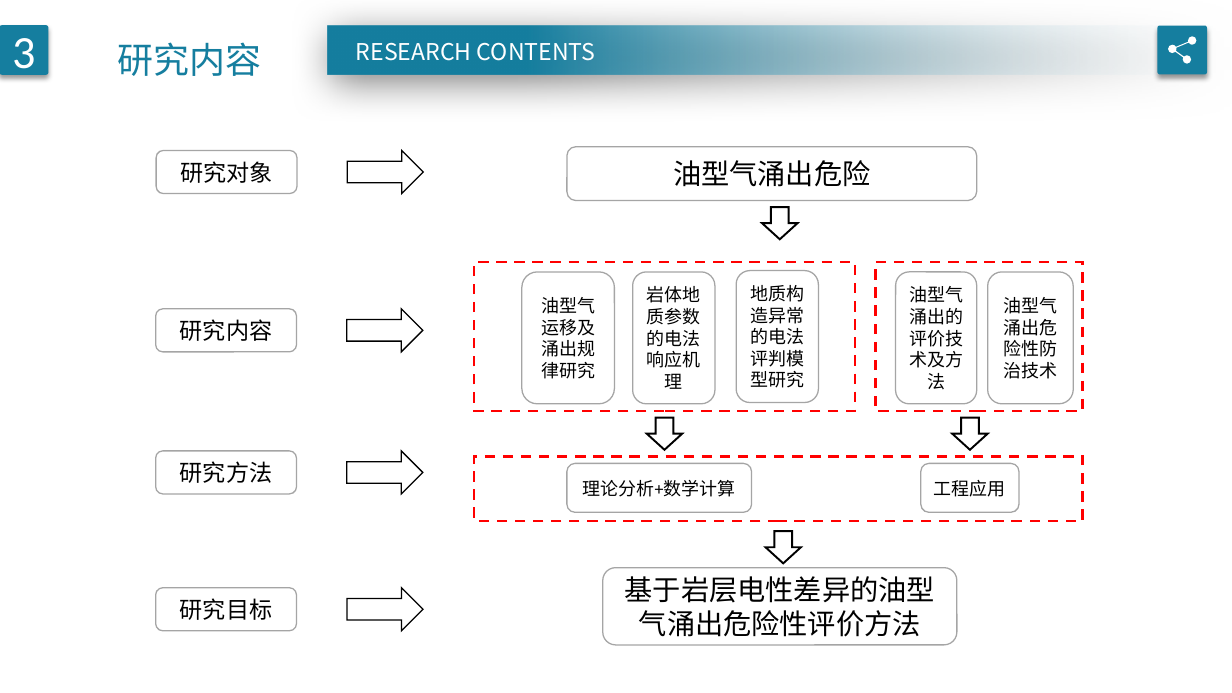
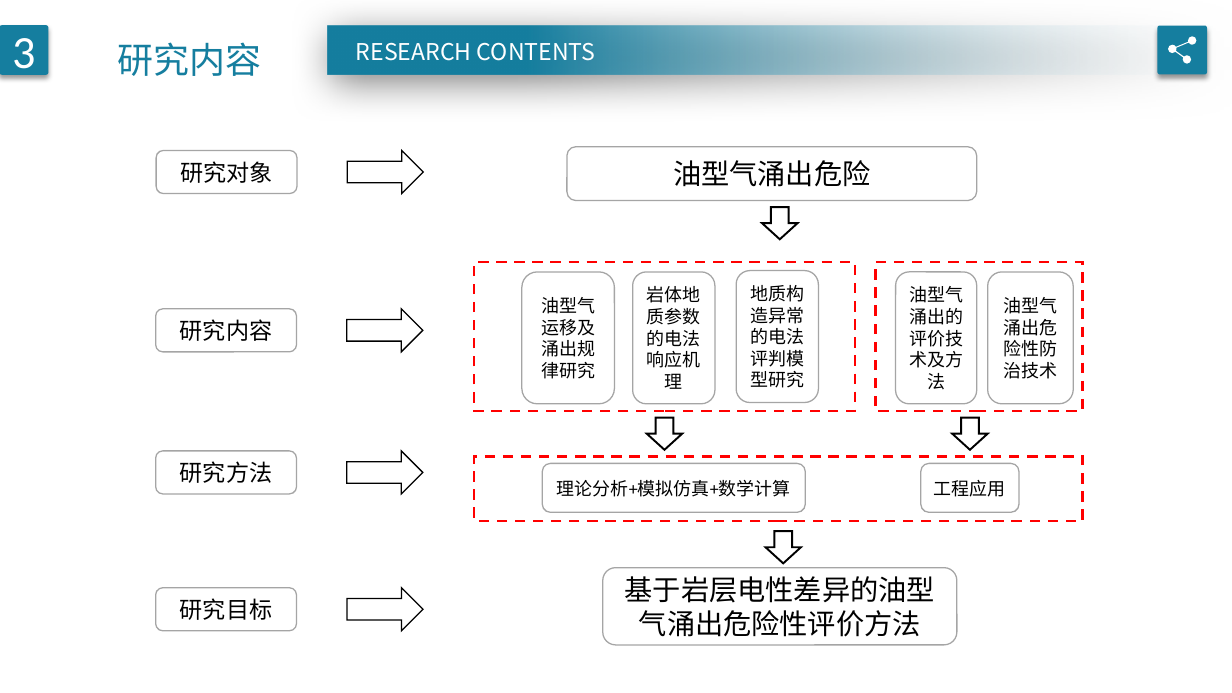
Before and after one commit to KryptonToT/oil-gas-folder, a slide deck: slide 8 of doc/论文图与数据/开题.pptx. Drawn at 1232x693 pixels with LibreOffice and Linux fonts; fonts in the diff are those of the drawing. Boxes give left, top, right and bottom in pixels: in the first picture for what was removed or moved away, otherwise in the second. Text is boxed around its words. In the diff, an @@ line names an element or a change of style, - is before the commit and + after.

```diff
--- a/doc/论文图与数据/开题.pptx
+++ b/doc/论文图与数据/开题.pptx
@@ rounded rectangle "理论分析+模拟仿真+数学计算" resized from (x1=567, y1=464, x2=752, y2=513) to (x1=543, y1=464, x2=806, y2=513) @@
@@ text in rounded rectangle at (x1=557, y1=480, x2=791, y2=497): text changed @@
-理论分析+数学计算
+理论分析+模拟仿真+数学计算
```
Also in this commit, not shown: 4 other files.
